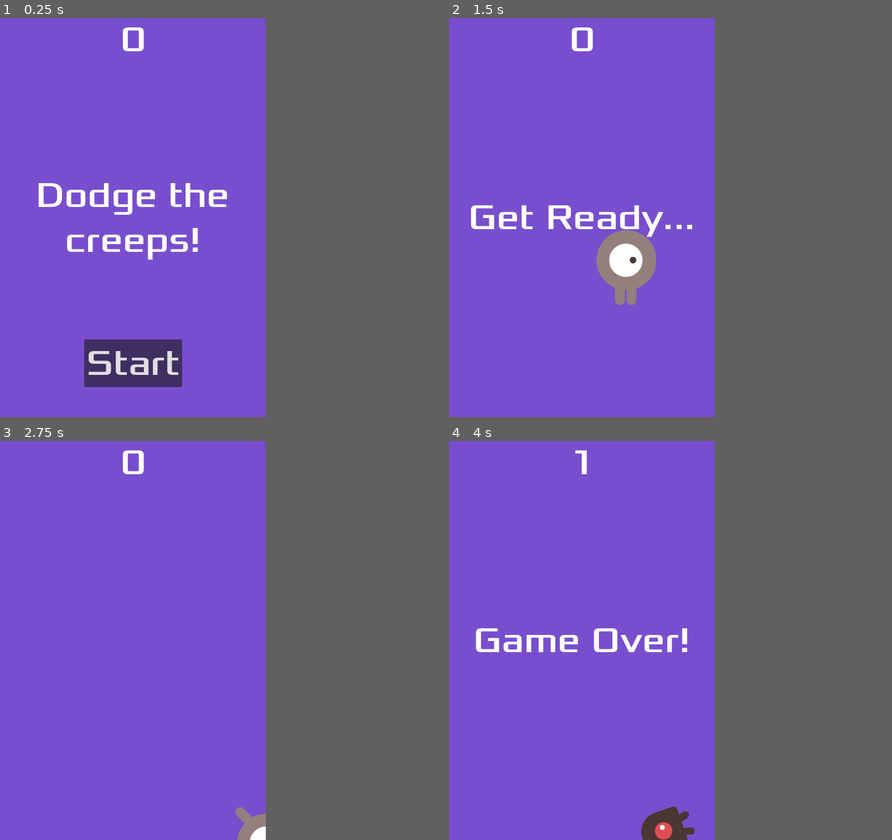
Above: before the commit, frames 1-4 (two rows, left to right).
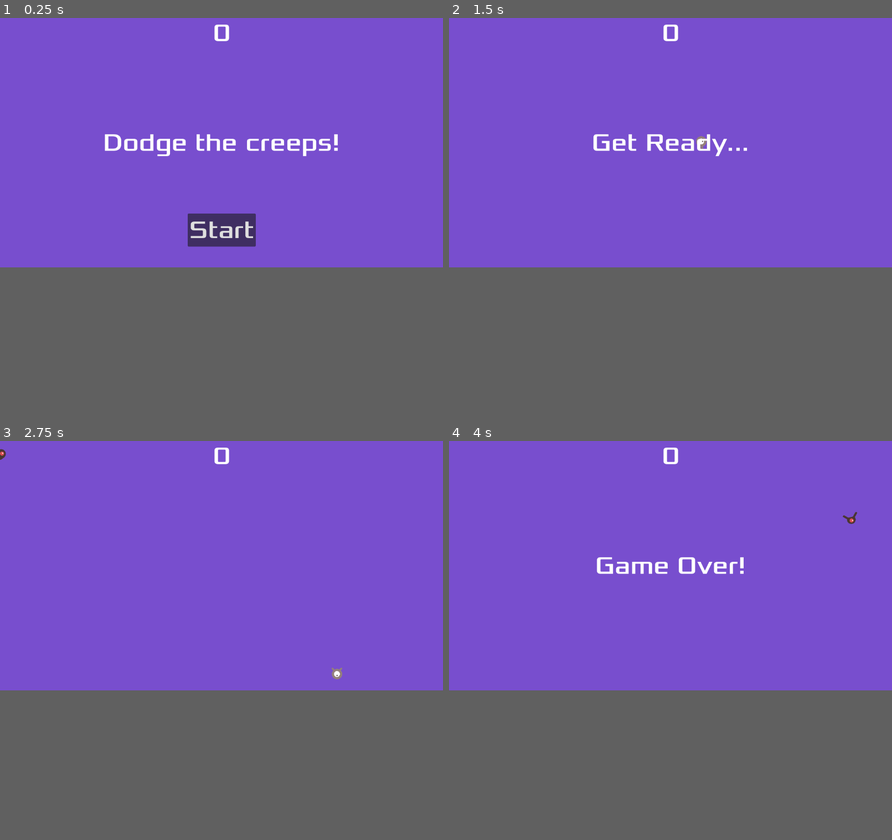
Above: after the commit, the same moments.

Repository: Terracom12/Senior-Passion-Project
Game: Godot game, scene res://main.tscn
Same seed, same stepped clock (60 frames per second), same inputs: the game is played once before the commit and once after it.
Inputs:
- Up to frame 1 (0.25 s): no input
- Up to frame 2 (1.5 s): click "Start" at 0.5 s; tap Enter at 1.25 s; hold Right (move_right) from 1.28 s (still down)
- Up to frame 3 (2.75 s): release Right (move_right) at 2.03 s; hold Down (move_down) from 2.03 s (still down)
- Up to frame 4 (4 s): release Down (move_down) at 2.78 s; hold Right (move_right) 2.78-3.53 s; hold Up (move_up) from 3.53 s (still down)
In our replay, the window is 480x720 before the commit and 800x450 after it. These sizes can differ from the game's own. Grey fills any space a smaller window leaves; there, only what the larger window draws over its background counts as a difference.

The runs differ from the first frame. In frame 1, 6.8% of the frame differs, in the area x 8-77%, y 1-93%; in frame 2, 3.8%; in frame 3, 0.8%; in frame 4, 2.6%.

Commit message:
Updated tutorial game
Resize-able screen, faster enemies, downsized everything

Diff:
--- a/Godot-Dodge-Demo/Main.gd
+++ b/Godot-Dodge-Demo/Main.gd
@@ -2,6 +2,7 @@
 
 @export var mob_scene: PackedScene
 var score
+
 
 func game_over():
 	$ScoreTimer.stop()
@@ -13,8 +14,10 @@
 	$DeathSound.play()
 
 func new_game():
+	$MobPath.scale = $Player.screen_size
+	print($MobPath.scale)
 	score = 0
-	$Player.start($StartPosition.position)
+	$Player.start()
 	$StartTimer.start()
 
 	get_tree().call_group("mobs", "queue_free")
@@ -38,7 +41,7 @@
 	var mob = mob_scene.instantiate()
 
 	$MobPath/MobSpawnLocation.progress_ratio = randf_range(0.0, 1.0)
-	var spawn_location = $MobPath/MobSpawnLocation.position
+	var spawn_location = $MobPath/MobSpawnLocation.global_position
 
 	mob.position = spawn_location
 	mob.rotation = $MobPath/MobSpawnLocation.rotation + randf_range(PI/4, 3*PI/4)
--- a/Godot-Dodge-Demo/Mob.tscn
+++ b/Godot-Dodge-Demo/Mob.tscn
@@ -56,11 +56,12 @@
 
 [node name="CollisionShape2D" type="CollisionShape2D" parent="."]
 rotation = 1.5708
+scale = Vector2(0.25, 0.25)
 shape = SubResource("CapsuleShape2D_l5ci5")
 
 [node name="AnimatedSprite2D" type="AnimatedSprite2D" parent="."]
 position = Vector2(0, -1)
-scale = Vector2(0.75, 0.75)
+scale = Vector2(0.25, 0.25)
 sprite_frames = SubResource("SpriteFrames_lwh00")
 animation = &"swim"
 frame = 1
--- a/Godot-Dodge-Demo/Player.gd
+++ b/Godot-Dodge-Demo/Player.gd
@@ -2,10 +2,10 @@
 signal hit
 
 @export var speed = 400 # Player movement speed (pixels/second).
-var screen_size
+@export var screen_size: Vector2
 
-func start(pos):
-	position = pos
+func start():
+	position = screen_size/2
 	show()
 	$CollisionShape2D.disabled = false
 
--- a/Godot-Dodge-Demo/main.tscn
+++ b/Godot-Dodge-Demo/main.tscn
@@ -9,7 +9,7 @@
 
 [sub_resource type="Curve2D" id="Curve2D_w3py6"]
 _data = {
-"points": PackedVector2Array(0, 0, 0, 0, 0, 0, 0, 0, 0, 0, 480, 0, 0, 0, 0, 0, 480, 720, 0, 0, 0, 0, 0, 720, 0, 0, 0, 0, 0, 0)
+"points": PackedVector2Array(0, 0, 0, 0, 0, 0, 0, 0, 0, 0, 1, 0, 0, 0, 0, 0, 1, 1, 0, 0, 0, 0, 0, 1, 0, 0, 0, 0, 0, 0)
 }
 point_count = 5
 
@@ -26,9 +26,11 @@
 color = Color(0.470588, 0.305882, 0.807843, 1)
 
 [node name="Player" parent="." instance=ExtResource("2_7rs0e")]
+visible = false
+scale = Vector2(0.25, 0.25)
 
 [node name="MobTimer" type="Timer" parent="."]
-wait_time = 0.5
+wait_time = 0.15
 
 [node name="ScoreTimer" type="Timer" parent="."]
 
@@ -36,13 +38,14 @@
 wait_time = 2.0
 one_shot = true
 
-[node name="StartPosition" type="Marker2D" parent="."]
-position = Vector2(240, 450)
-
 [node name="MobPath" type="Path2D" parent="."]
 curve = SubResource("Curve2D_w3py6")
 
 [node name="MobSpawnLocation" type="PathFollow2D" parent="MobPath"]
+position = Vector2(0.3684, 1)
+rotation = 2.56291
+progress = 2.6316
+cubic_interp = false
 
 [node name="HUD" parent="." instance=ExtResource("4_vfbm0")]
 
--- a/Godot-Dodge-Demo/project.godot
+++ b/Godot-Dodge-Demo/project.godot
@@ -17,9 +17,8 @@
 
 [display]
 
-window/size/viewport_width=480
-window/size/viewport_height=720
-window/stretch/mode="canvas_items"
+window/stretch/mode="viewport"
+window/stretch/aspect="ignore"
 
 [input]
 
